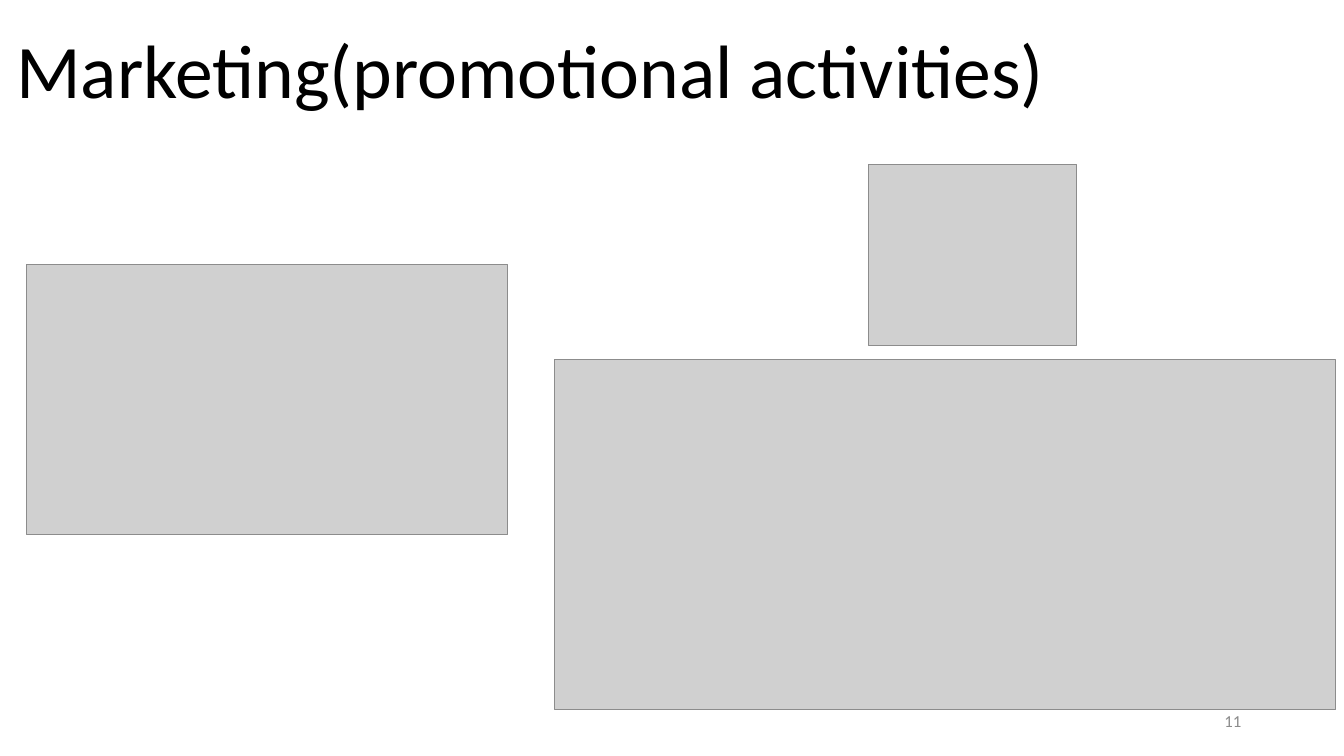
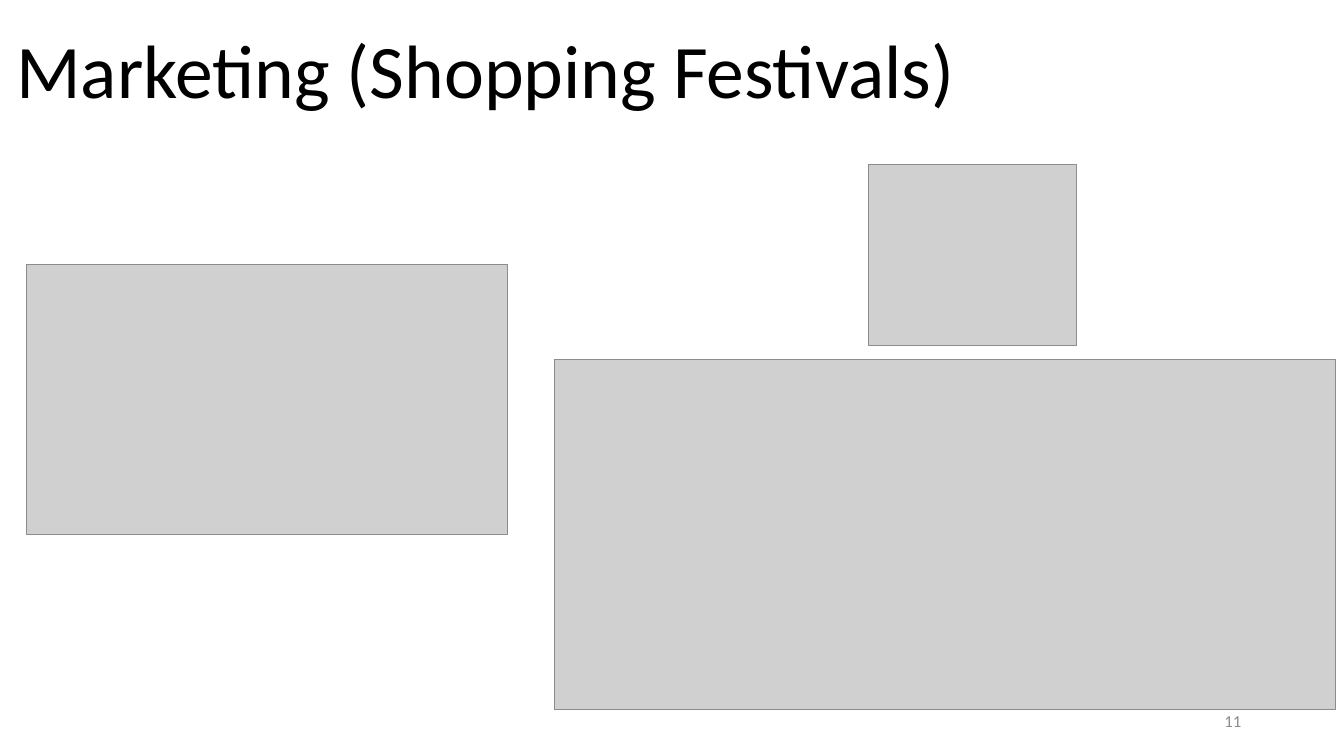
Before and after one commit to lrrong2020/Technical-Writing, a slide deck: slide 11 of Technical Writing.pptx. Drawn at 1344x756 pixels with LibreOffice and Linux fonts; fonts in the diff are those of the drawing; grey boxes stand for pictures. Boxes give left, top, right and bottom in pixels: in the first picture for what was removed or moved away, otherwise in the second. Text is boxed around its words. In the diff, an @@ line names an element or a change of style, - is before the commit and + after.

```diff
--- a/Technical Writing.pptx
+++ b/Technical Writing.pptx
@@ text at [16,43,954,111]: text changed @@
-Marketing(promotional activities)
+Marketing (Shopping Festivals)
```
Also in this commit, not shown: 6 other slides changed.
